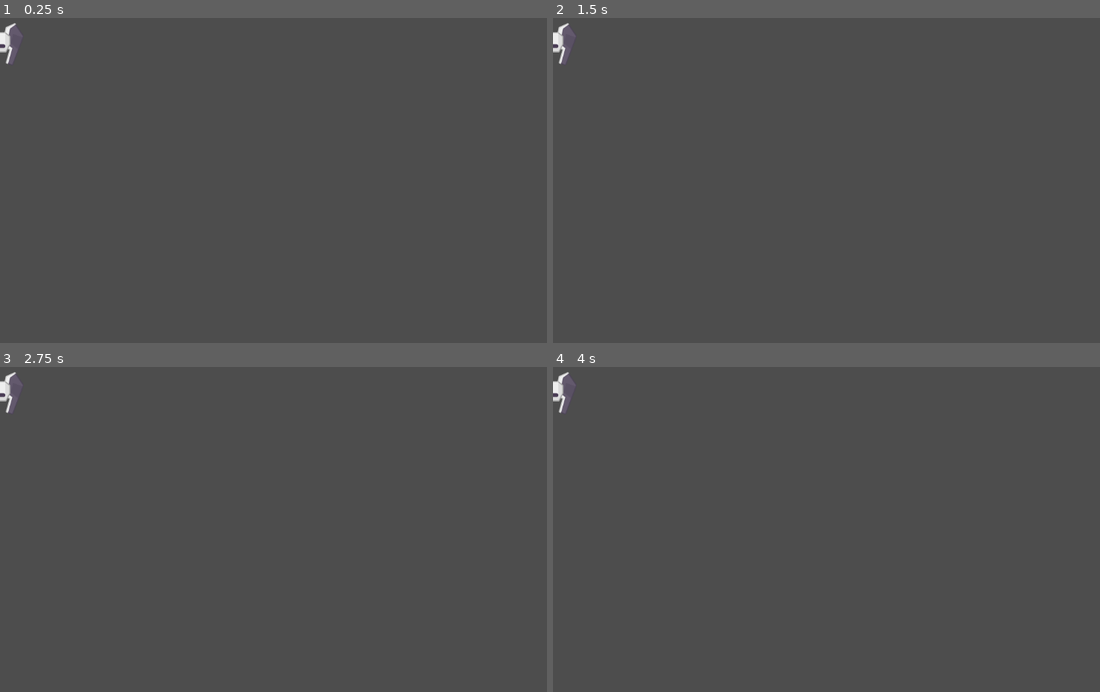
Above: before the commit, frames 1-4 (two rows, left to right).
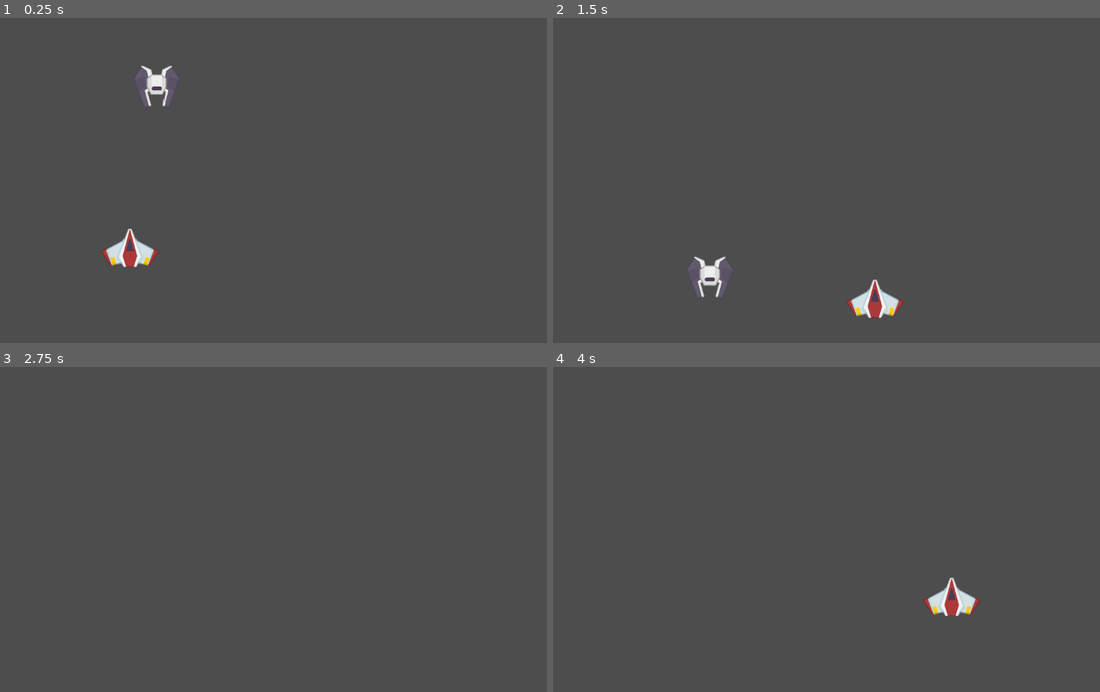
Above: after the commit, the same moments.

Repository: spencersmith24/CS315-Godot-Exercises
Game: Godot game, scene res://Scenes/Main.tscn
The game is run twice, just before and just after one commit, with the same random seed, the same clock (stepped at 60 frames per second) and the same inputs.
Inputs:
- Up to frame 1 (0.25 s): no input
- Up to frame 2 (1.5 s): hold Right (right) 0.53-1.28 s; hold Down (down) from 1.28 s (still down)
- Up to frame 3 (2.75 s): release Down (down) at 2.03 s; hold Right (right) from 2.03 s (still down)
- Up to frame 4 (4 s): tap Enter at 2.75 s; release Right (right) at 2.78 s; hold Up (up) 2.78-3.53 s; hold Left (left) from 3.53 s (still down)

The runs differ from the first frame. In frame 1, 1.4% of the frame differs, in the area x 0-33%, y 1-77%; in frame 2, 1.4%, in the area x 0-65%, y 1-93%; in frame 3, 0.3%; in frame 4, 0.9%.

Commit message:
write enemy script

Diff:
--- a/ShootEmUp/shootemup/Scenes/Main.tscn
+++ b/ShootEmUp/shootemup/Scenes/Main.tscn
@@ -6,6 +6,7 @@
 [node name="Node2D" type="Node2D"]
 
 [node name="Player" parent="." instance=ExtResource("1_8fmun")]
-visible = false
+position = Vector2(254, 462)
 
 [node name="Enemy" parent="." instance=ExtResource("2_pnq5w")]
+position = Vector2(306, 81)
--- a/ShootEmUp/shootemup/Scenes/enemy.tscn
+++ b/ShootEmUp/shootemup/Scenes/enemy.tscn
@@ -18,3 +18,5 @@
 
 [node name="Sprite2D" type="Sprite2D" parent="."]
 texture = ExtResource("1_s2mb3")
+
+[connection signal="body_shape_entered" from="." to="." method="_on_body_shape_entered"]
--- a/ShootEmUp/shootemup/Scripts/enemy.gd
+++ b/ShootEmUp/shootemup/Scripts/enemy.gd
@@ -1,4 +1,6 @@
 extends RigidBody2D
+
+const SPEED = 300
 
 
 # Called when the node enters the scene tree for the first time.
@@ -8,4 +10,9 @@
 
 # Called every frame. 'delta' is the elapsed time since the previous frame.
 func _process(delta):
-	pass
+	linear_velocity = Vector2.DOWN.normalized() * SPEED
+
+
+func _on_body_shape_entered(body_rid, body, body_shape_index, local_shape_index):
+	queue_free()
+	body.queue_free()
Not shown, changed: ShootEmUp/shootemup/.DS_Store
